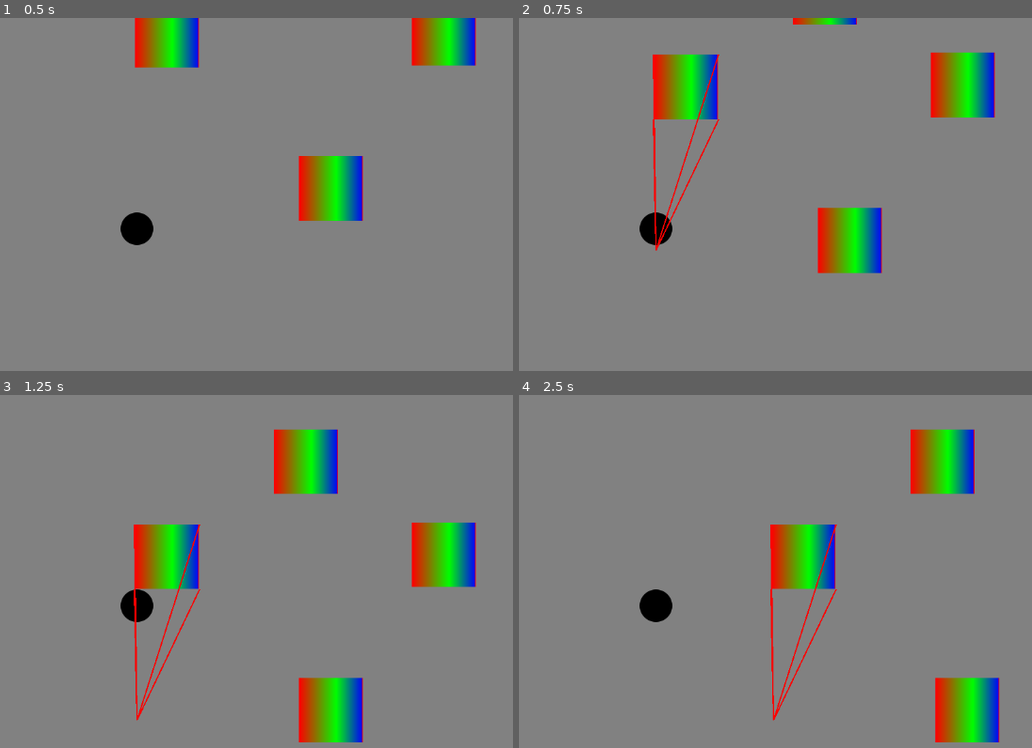
Above: before the commit, frames 1-4 (two rows, left to right).
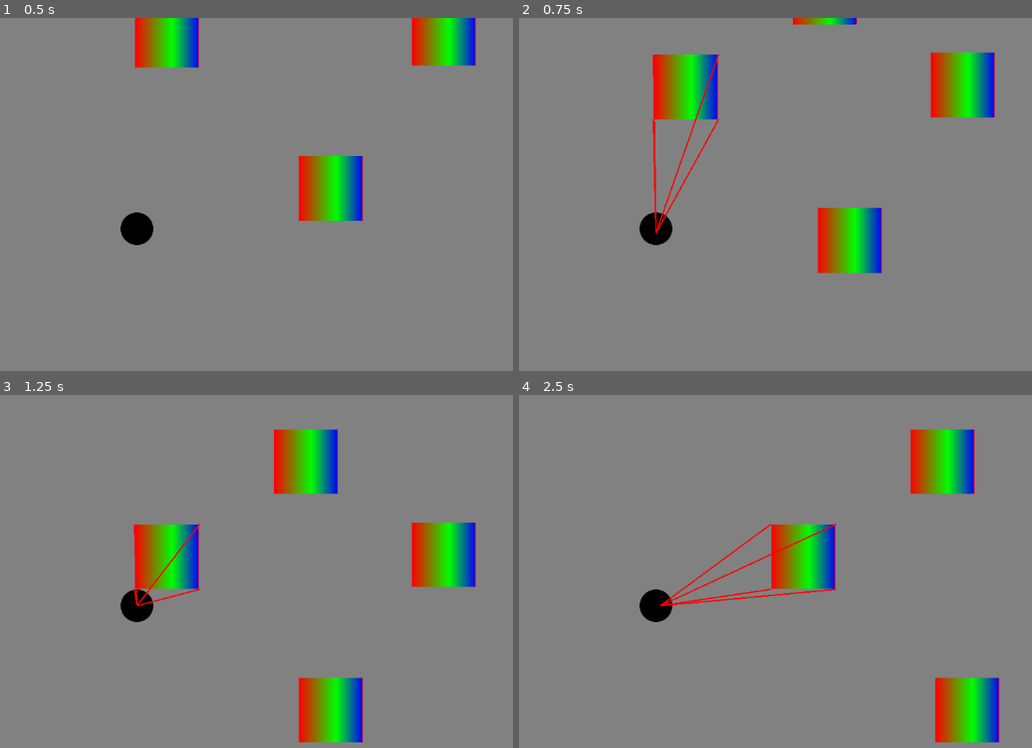
Above: after the commit, the same moments.

Repository: fnlombard/topdown_shooter
Game: Godot game, scene res://main.tscn
Same seed, same stepped clock (60 frames per second), same inputs: the game is played once before the commit and once after it.
Inputs (mouse positions are in pixels of both pictures, inside the frame that each line leads up to):
- Up to frame 1 (0.5 s): no input
- Up to frame 2 (0.75 s): tap Enter at 0.5 s; move the mouse to (616, 314) at 0.52 s; hold W (up) from 0.53 s (still down); click (616, 314) at 0.67 s
- Up to frame 3 (1.25 s): keep holding W (up)
- Up to frame 4 (2.5 s): release W (up) at 1.25 s; drag from (883, 670) to (657, 606) at 1.27 s; tap Space at 2 s; move the mouse to (outside the picture) at 2.02 s; hold A (left) from 2.03 s (still down)

Frame 1 is identical in both runs. In frame 2, 0.6% of the frame differs, in the area x 26-39%, y 10-66%; in frame 3, 0.7%; in frame 4, 1.1%, in the area x 27-63%, y 36-93%.

Commit message:
Follow player.

Diff:
--- a/utils/LineController.gd
+++ b/utils/LineController.gd
@@ -11,36 +11,35 @@
     """
     Go through each of the lines and update the edge positions.
     """
-    pass
+    for area in self._line_maps.keys():
+        for child in area.get_children():
+            if not child is CollisionShape2D:
+                continue
+
+            var shape = child.shape
+            match shape.get_class():
+                "RectangleShape2D":
+                    _process_rect(area, shape)
+                "CircleShape2D":
+                    print("CircleShape2D", shape.radius)
+                "CapsuleShape2D":
+                    print("CapsuleShape2D", shape.radius, shape.height)
+                "ConvexPolygonShape2D", "ConcavePolygonShape2D":
+                    print("ConvexPolygonShape2D, ConcavePolygonShape2D", shape.points)
+                _:
+                    print("Other Shape Type Detected:", child.shape)
+            break
+
+func remove_area_lines(area: Area2D) -> void:
+    for line in self._line_maps[area]:
+        self._parent.remove_child(line)
 
 func remove_area(area: Area2D) -> void:
-    for line in self._line_maps[area]:
-        self._parent.remove_child(line)
+    remove_area_lines(area)
     self._line_maps.erase(area)
 
 func add_area(area: Area2D) -> void:
-    """
-    Process area and calculate lines to the edges.
-    """
-    for child in area.get_children():
-        if not child is CollisionShape2D:
-            continue
-
-        var shape = child.shape
-        match shape.get_class():
-            "RectangleShape2D":
-                _process_rect(area, shape)
-            "CircleShape2D":
-                print("CircleShape2D", shape.radius)
-            "CapsuleShape2D":
-                print("CapsuleShape2D", shape.radius, shape.height)
-            "ConvexPolygonShape2D", "ConcavePolygonShape2D":
-                print("ConvexPolygonShape2D, ConcavePolygonShape2D", shape.points)
-            _:
-                print("Other Shape Type Detected:", child.shape)
-        return
-
-    print("No CollisionShape2D found in the area.")
+    self._line_maps[area] = []
 
 func _process_rect(rect_area: Area2D, shape: RectangleShape2D) -> void:
     var player_center = PlayerVariables.position_get()
@@ -56,6 +55,7 @@
         shape_center + Vector2( - extents.x, extents.y).rotated(player_rotation)
     ]
 
+    remove_area_lines(rect_area)
     self._line_maps[rect_area] = []
     var lines = self._line_maps[rect_area]
 
